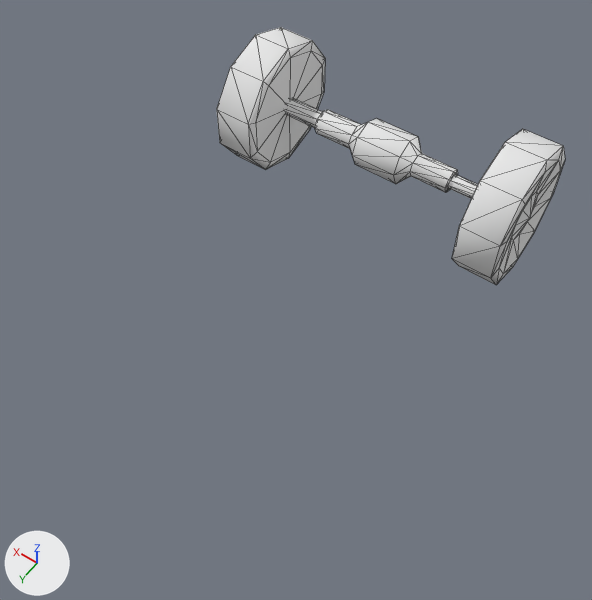
An edit to the OBJ model models/front_wheel.obj, drawn before and after from the same camera.
Rendered twice from a camera (50 mm lens) standing at (-2.24, 1.99, 5.02) and looking at (-0.13, -0.95, 0.39). The lights are fixed; the arrows at lower left show +X, +Y and +Z. Mesh edges are drawn as thin lines. Where no turn or scale is listed for an object, it has been applied to the vertices.

Objects in the first picture: 'front_wheel'.
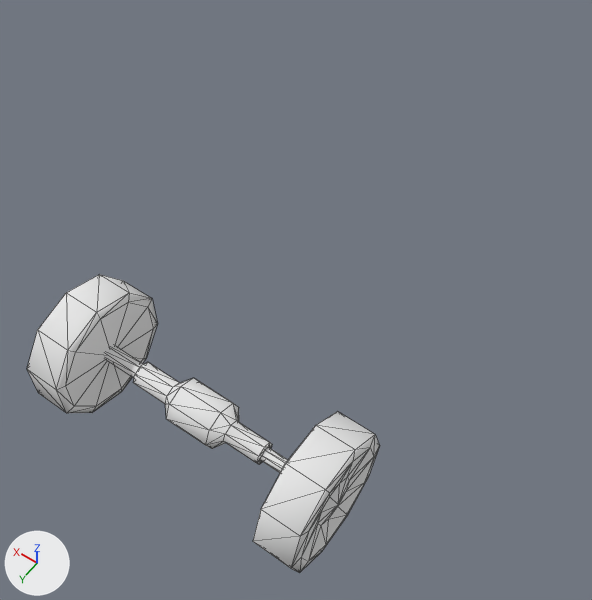
Where the change shows, as pixel boxes (x1, y1, x2, y2) in the pictures (592 x 600 px; the box of a moved part takes in the faces that stretch with it):
'front_wheel', reshaped (16% taller): before (217, 27, 565, 285); after (27, 274, 380, 573)
part 1 of me_front_wheel, moved or reshaped: before (452, 129, 565, 285); after (253, 411, 380, 573)
part 2 of me_front_wheel, moved or reshaped: before (285, 99, 478, 199); after (106, 346, 288, 473)
part 3 of me_front_wheel, moved or reshaped: before (217, 27, 325, 170); after (27, 274, 158, 413)

The edits, one by one:
me_front_wheel has 186 vertices, 360 faces and spans x -1.28..1.05, y -2.59..-1.6, z 0.44..1.48.
me_front_wheel is used by ob_front_wheel; location (0.0, 0.0, 0.0).
me_front_wheel part 1: the loose piece of 52 vertices spanning x -1.28..-0.96, y -2.59..-1.6, z 0.44..1.48 is turned -90 degrees about the x axis through its middle, then moved by (0.12, 2.1, -0.97).
me_front_wheel part 2: the loose piece of 82 vertices spanning x -1.13..0.9, y -2.28..-1.91, z 0.78..1.15 is moved by (0.12, 2.09, -0.96).
me_front_wheel part 3: the loose piece of 52 vertices spanning x 0.73..1.05, y -2.59..-1.6, z 0.44..1.48 is turned -108.6 degrees about the x axis through its middle, then moved by (0.12, 2.1, -0.97).
